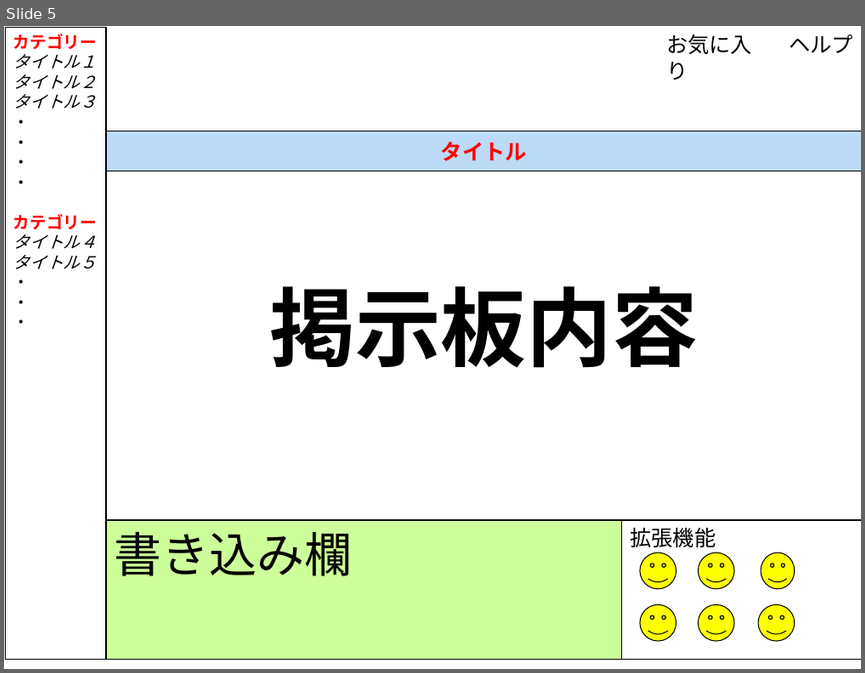
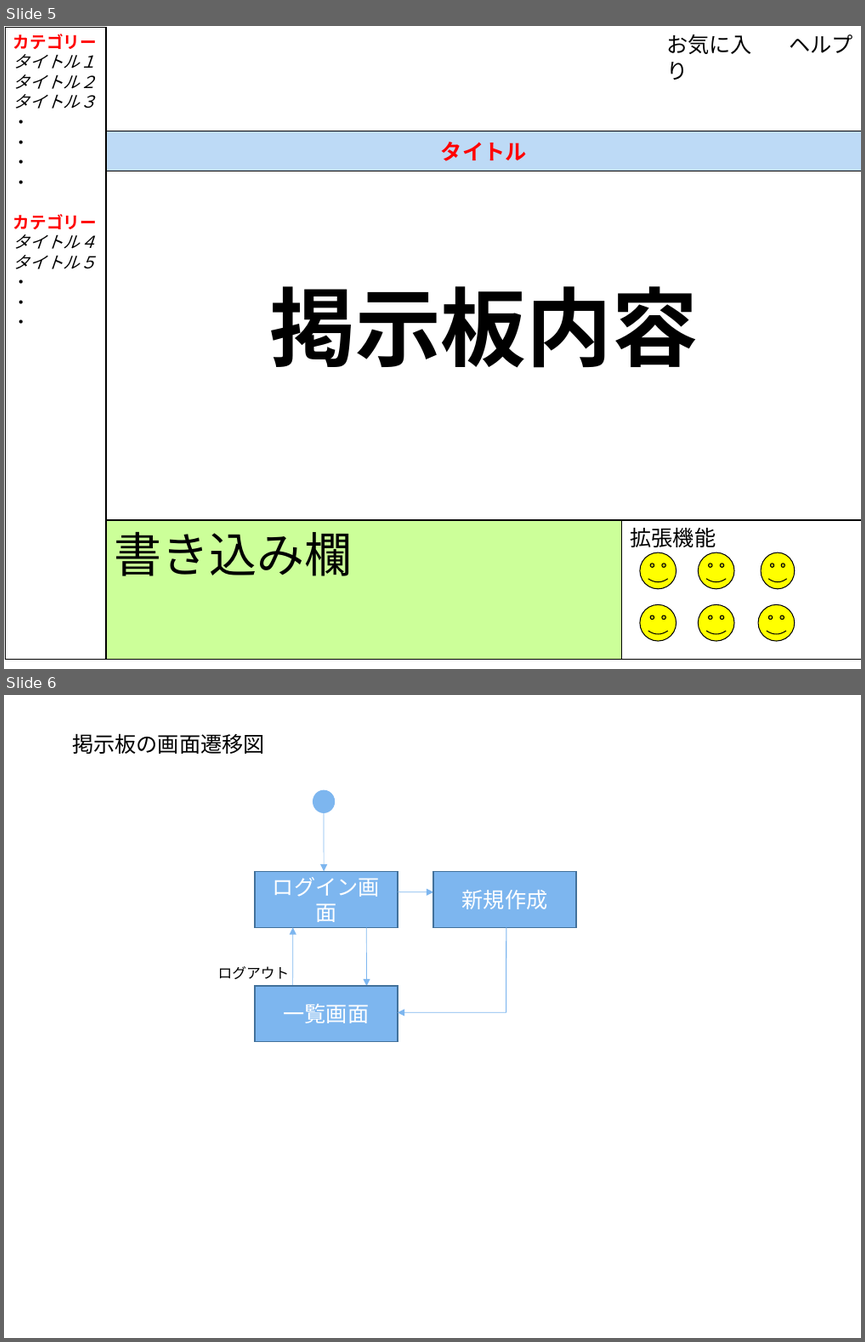
Before and after one commit to sugye/prolabo201610, a slide deck: 成果物予定表.ppt. Shown one above the other, each under a label of ours: slide 5 before the commit, slides 5 and 6 after it. The pictures are 865x673 and 865x1342 pixels, drawn with LibreOffice and Linux fonts; fonts in the diff are those of the drawing. Boxes give left, top, right and bottom in pixels: in the first picture for what was removed or moved away, otherwise in the second. Text is boxed around its words. In the diff, an @@ line names an element or a change of style, - is before the commit and + after.

```diff
--- a/成果物予定表.ppt
+++ b/成果物予定表.ppt
@@ slide 6 added at (x1=4, y1=695, x2=861, y2=1338), background #FFFFFF @@
@@ text added at (x1=72, y1=734, x2=265, y2=754), 18 pt, text #000000 @@
+掲示板の画面遷移図
@@ ellipse added at (x1=313, y1=790, x2=335, y2=812), fill #7DB6EF, outline #7DB6EF 0.74 pt @@
@@ arrow added from (324, 812) to (324, 872), #7DB6EF 0.51 pt @@
@@ rectangle added at (x1=255, y1=872, x2=398, y2=927), fill #7DB6EF, outline #42719B 0.99 pt, 18 pt, text #FFFFFF @@
+ログイン画面
@@ rectangle added at (x1=433, y1=872, x2=576, y2=927), fill #7DB6EF, outline #42719B 0.99 pt, 18 pt, text #FFFFFF @@
+新規作成
@@ arrow added from (398, 892) to (433, 892), #7DB6EF 0.51 pt @@
@@ arrow added from (293, 986) to (293, 927), #7DB6EF 0.51 pt @@
@@ arrow added from (366, 927) to (366, 986), #7DB6EF 0.51 pt @@
@@ line added from (506, 1012) to (506, 927), #7DB6EF 0.74 pt @@
@@ text added at (x1=218, y1=966, x2=290, y2=979), 12 pt, text #000000 @@
+ログアウト
@@ rectangle added at (x1=255, y1=986, x2=398, y2=1041), fill #7DB6EF, outline #42719B 0.99 pt, 18 pt, text #FFFFFF @@
+一覧画面
@@ arrow added from (506, 1012) to (398, 1012), #7DB6EF 0.51 pt @@
```
Also in this commit, not shown: 3 slides changed, 1 other slide added, 1 slide removed.
